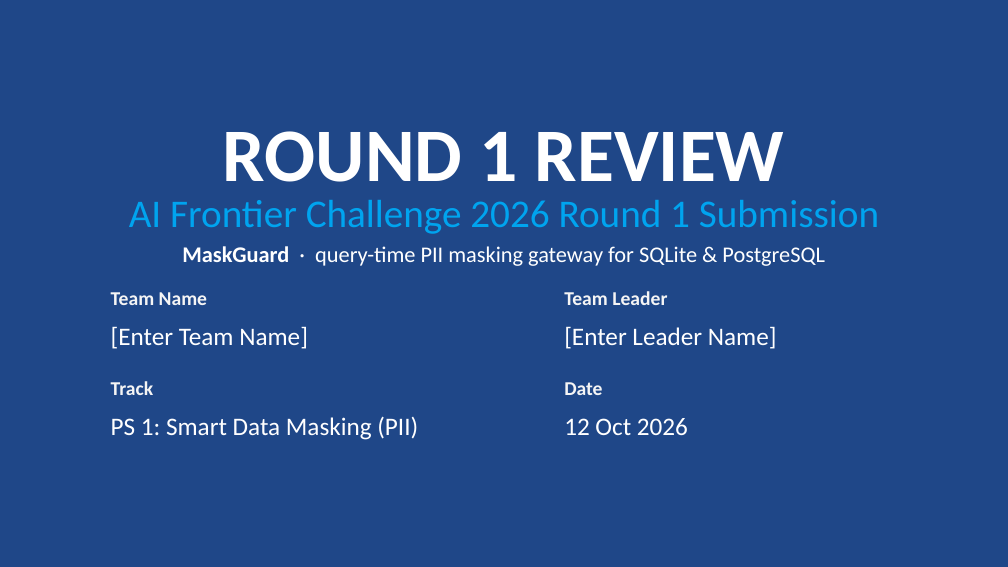
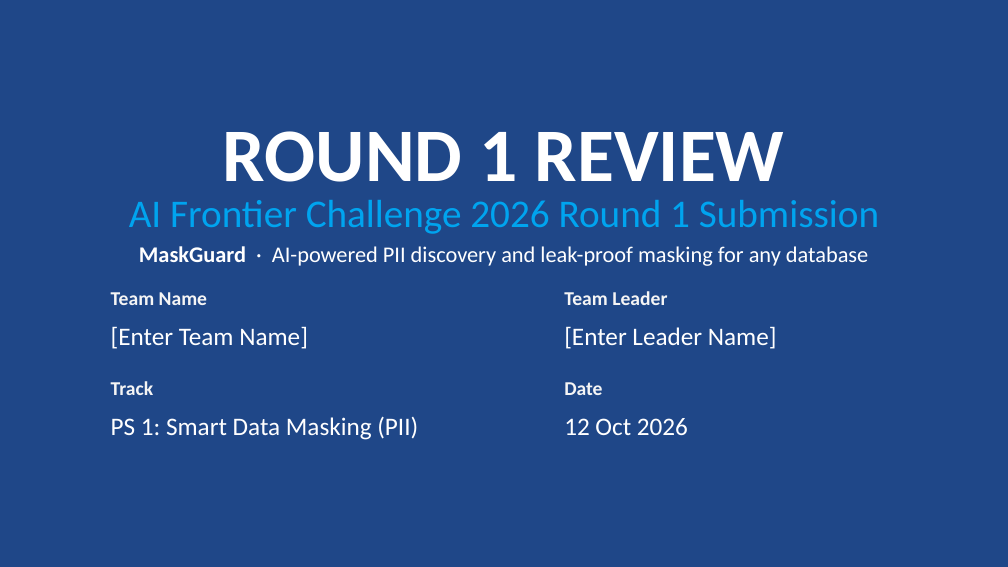
Before and after one commit to hotaro6754/mask, a slide deck: slide 1 of docs/MaskGuard_Round1_Submission.pptx. Drawn at 1008x567 pixels with LibreOffice and Linux fonts; fonts in the diff are those of the drawing. Boxes give left, top, right and bottom in pixels: in the first picture for what was removed or moved away, otherwise in the second. Text is boxed around its words. In the diff, an @@ line names an element or a change of style, - is before the commit and + after.

```diff
--- a/docs/MaskGuard_Round1_Submission.pptx
+++ b/docs/MaskGuard_Round1_Submission.pptx
@@ text at (x1=139, y1=246, x2=868, y2=266): text changed @@
-MaskGuard · query-time PII masking gateway for SQLite & PostgreSQL
+MaskGuard · AI-powered PII discovery and leak-proof masking for any database
```
Also in this commit, not shown: 5 other slides changed, 1 slide added, 1 slide removed, 3 other files.
